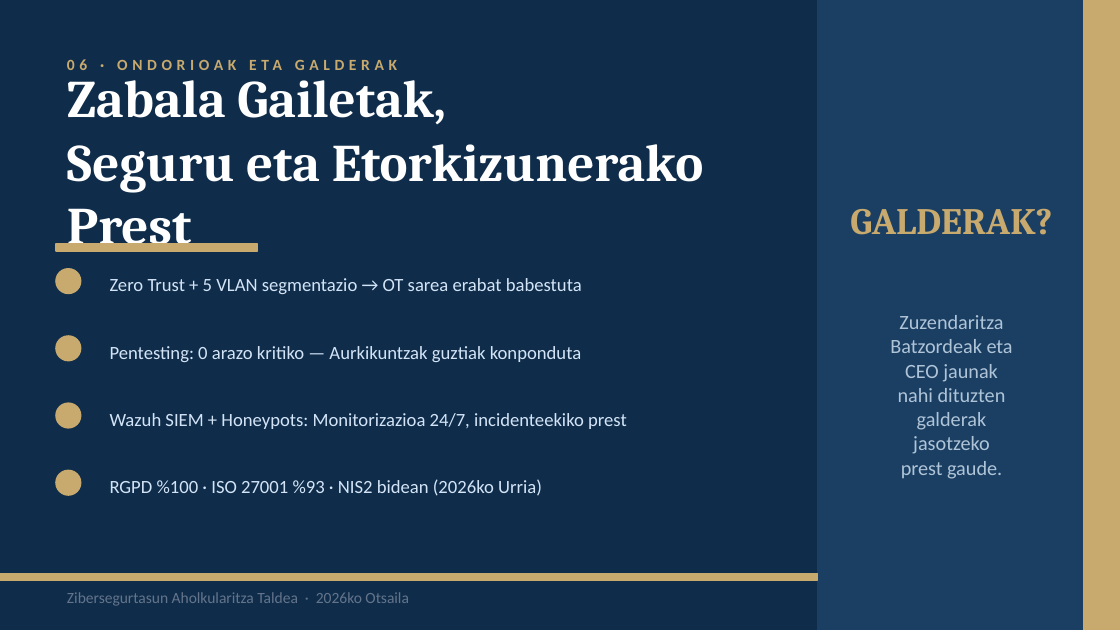
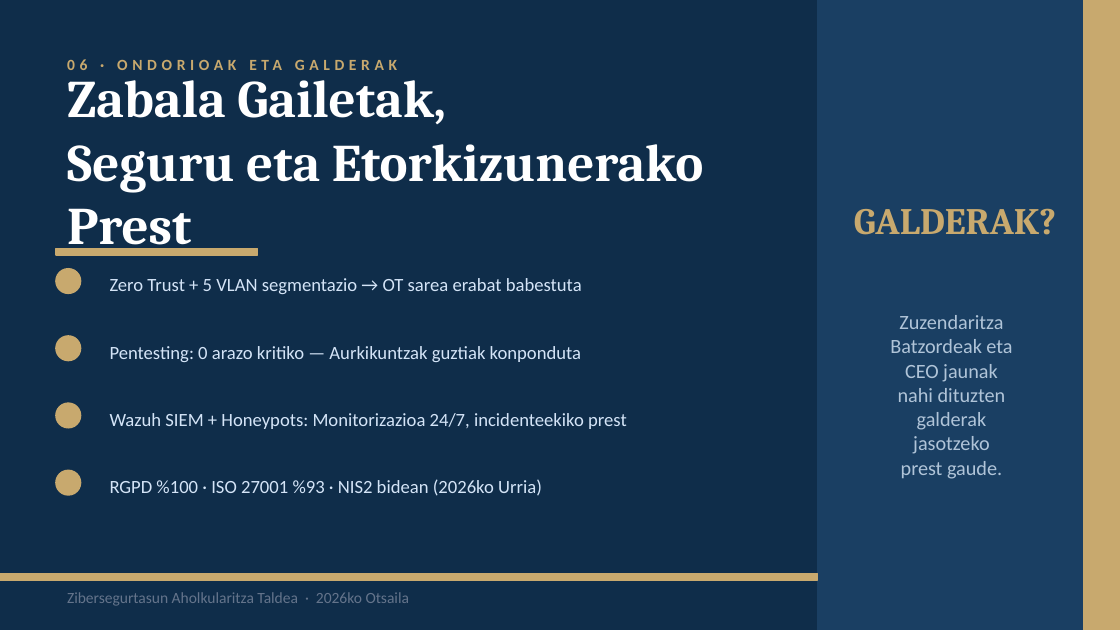
Before and after one commit to tears-mysthrala/erronka4, a slide deck: slide 14 of Zabala_Gailetak_Zibersegurtasun_Entrega_2026.pptx. Drawn at 1120x630 pixels with LibreOffice and Linux fonts; fonts in the diff are those of the drawing. Boxes give left, top, right and bottom in pixels: in the first picture for what was removed or moved away, otherwise in the second. Text is boxed around its words. In the diff, an @@ line names an element or a change of style, - is before the commit and + after.

```diff
--- a/Zabala_Gailetak_Zibersegurtasun_Entrega_2026.pptx
+++ b/Zabala_Gailetak_Zibersegurtasun_Entrega_2026.pptx
@@ text "Zabala Gailetak," rewrapped from [67,68,704,252] to [67,68,704,256] @@
@@ text "GALDERAK?": place and size @@
-text "GALDERAK?" at [850,208,1052,235]
+text "GALDERAK?" at [854,208,1056,235]
@@ rectangle: place and size @@
-rectangle at [56,244,258,251]
+rectangle at [56,249,258,255]
```
Also in this commit, not shown: 1 other slide changed, 1 other file.
